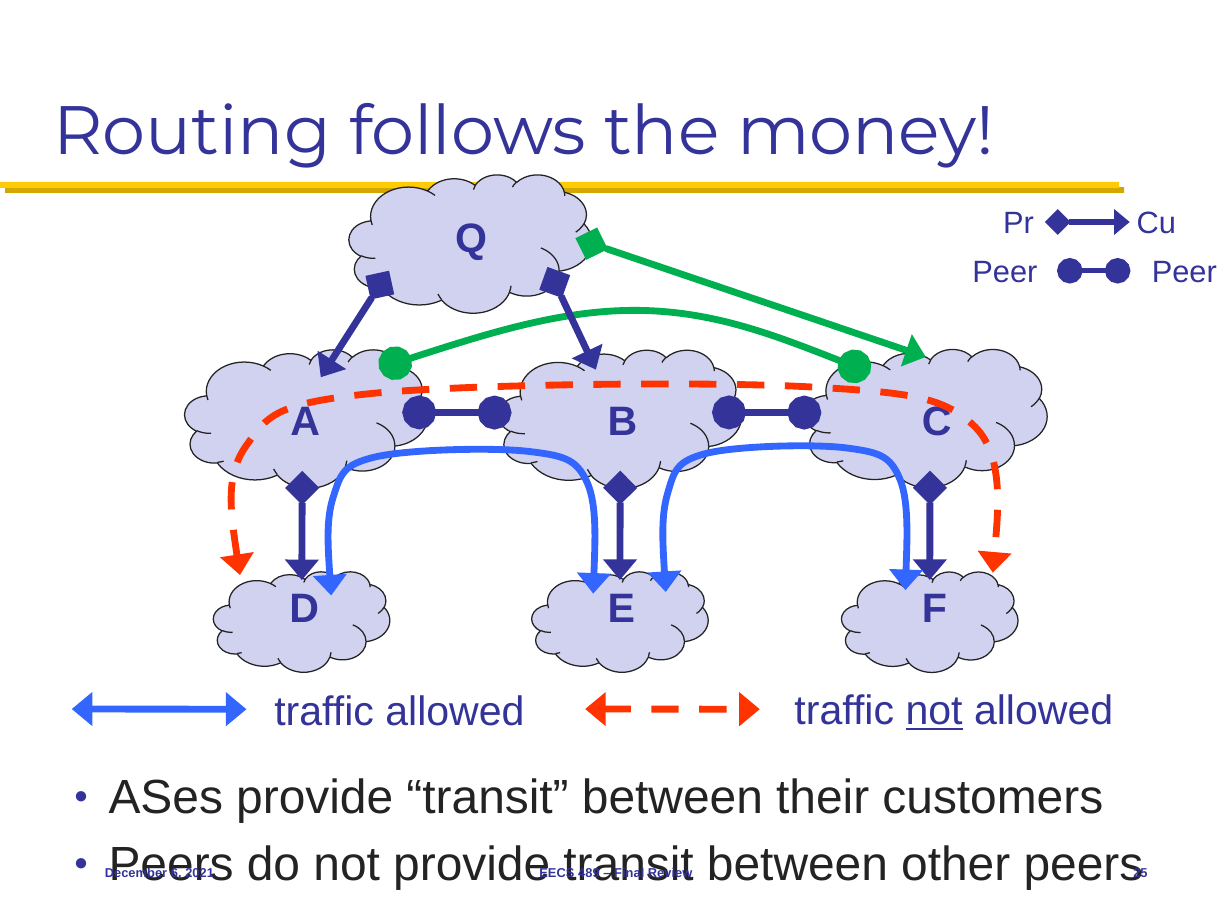
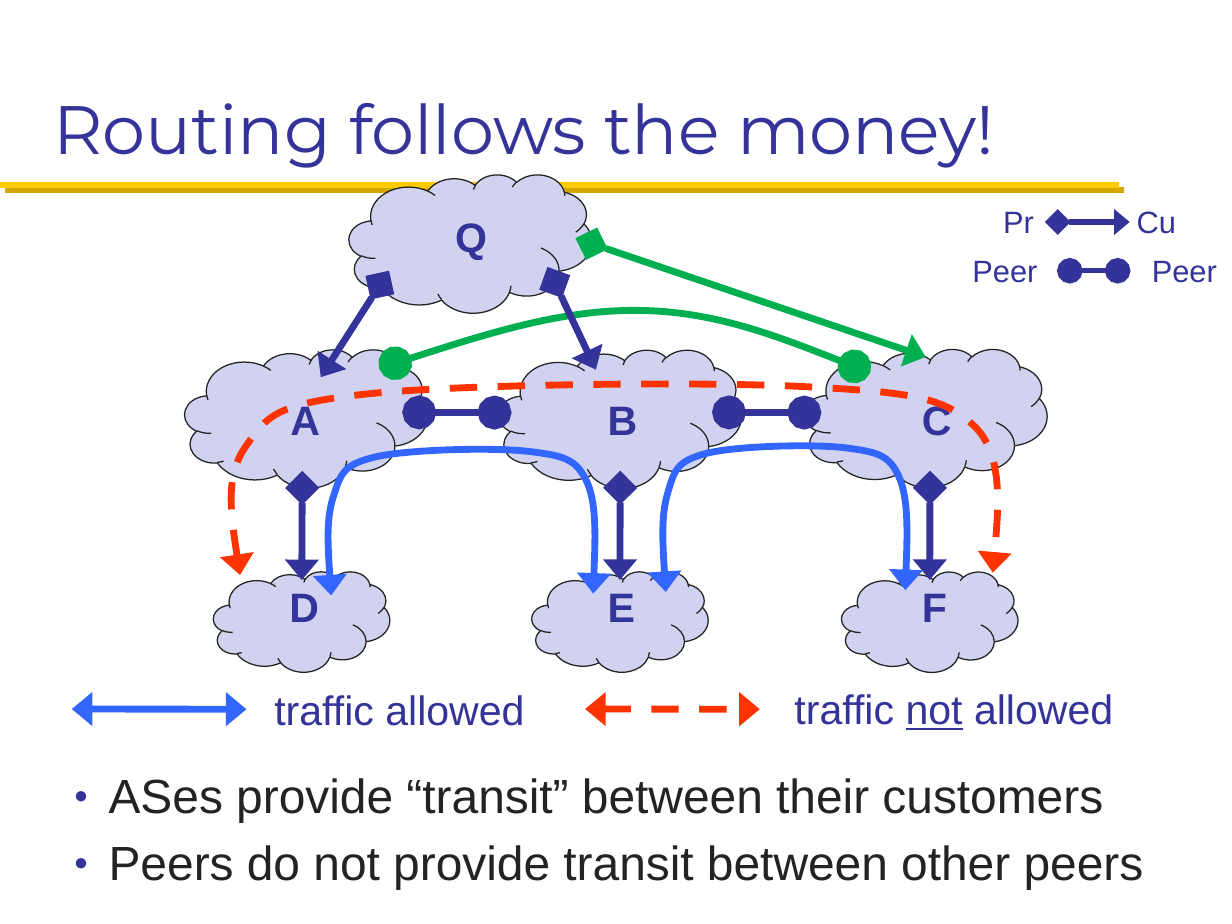
Before and after one commit to mosharaf/eecs489, a slide deck: slide 25 of Slides/120621.pptx. Drawn at 1232x924 pixels with LibreOffice and Linux fonts; fonts in the diff are those of the drawing. Boxes give left, top, right and bottom in pixels: in the first picture for what was removed or moved away, otherwise in the second. Text is boxed around its words. In the diff, an @@ line names an element or a change of style, - is before the commit and + after.

Commit message:
Updates to Dec 6 slides

```diff
--- a/Slides/120621.pptx
+++ b/Slides/120621.pptx
@@ text removed at [105, 867, 214, 880] @@
-December 6, 2021
@@ text removed at [539, 867, 692, 880] @@
-EECS 489 – Final Review
@@ page number removed at [1133, 867, 1147, 880] @@
-25
```
Also in this commit, not shown: 9 other slides changed, 1 slide added.
